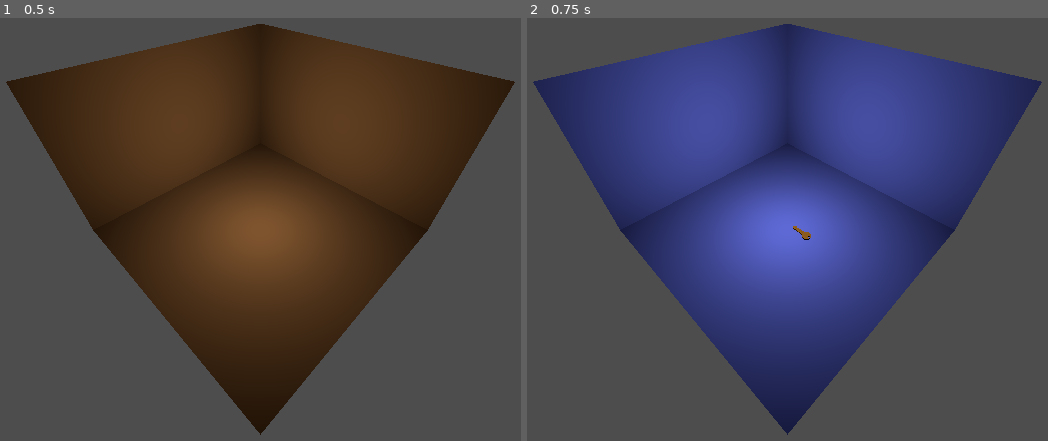
Above: before the commit, frames 1-2 (left to right).
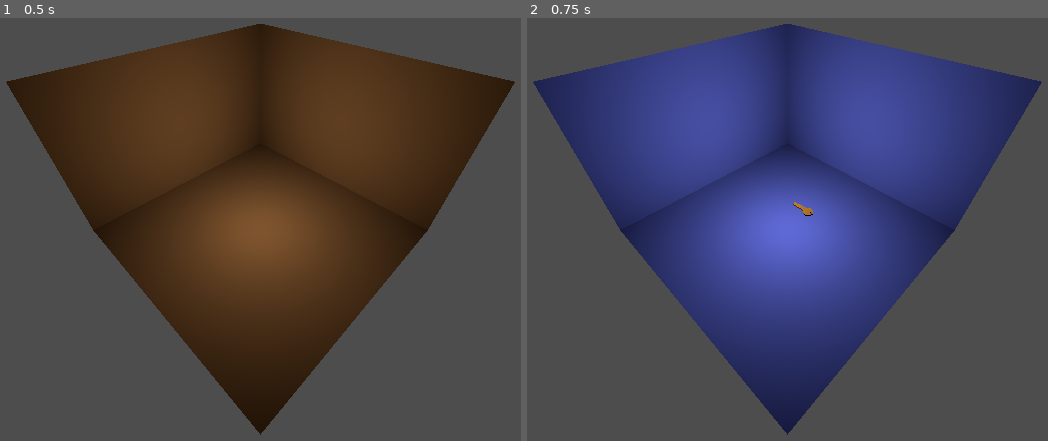
Above: after the commit, the same moments.

Repository: radiantstew0827/Gang29
Game: Godot game, scene res://main.tscn
The game is run twice, just before and just after one commit, with the same random seed, the same clock (stepped at 60 frames per second) and the same inputs.
Inputs:
- Up to frame 1 (0.5 s): no input
- Up to frame 2 (0.75 s): tap Enter at 0.5 s; hold Space (time_switch) from 0.53 s (still down)

Frame 1 is identical in both runs. In frame 2, 0.1% of the frame differs, in the area x 51-55%, y 43-53%.

Commit message:
nothing
Literally nothing other than comments

Diff:
--- a/gang29/interactable.gd
+++ b/gang29/interactable.gd
@@ -1,7 +1,7 @@
 extends Node3D
 class_name Interactable
 
-
+var outline_shader : Node
 
 
 # Called when the node enters the scene tree for the first time.
@@ -9,7 +9,12 @@
 	pass # Replace with function body.
 
 func outline(visible : bool) -> void:
-
+	if visible and outline:
+		pass
+		#create
+	else:
+		pass
+		#sahder.viasible = visible
 	pass
 
 # Called every frame. 'delta' is the elapsed time since the previous frame.
--- a/gang29/levels/level_1.tscn
+++ b/gang29/levels/level_1.tscn
@@ -31,12 +31,9 @@
 [node name="OmniLight3D" type="OmniLight3D" parent="Future"]
 
 [node name="Key" type="MeshInstance3D" parent="Future"]
-transform = Transform3D(0.1, 0, 0, 0, 0.1, 0, 0, 0, 0.1, 0.454966, -1.40537, -0.0873041)
+transform = Transform3D(0.1, 0, 0, 0, 0.1, 0, 0, 0, 0.1, 0.454966, -0.747034, -0.0873041)
 mesh = ExtResource("2_k830e")
 skeleton = NodePath("../..")
 
-[node name="GPUParticles3D" type="GPUParticles3D" parent="Future"]
-transform = Transform3D(0.1, 0, 0, 0, 0.1, 0, 0, 0, 0.1, 0.454966, -1.40537, -0.0873041)
-
 [node name="Marker3D" type="Marker3D" parent="."]
 transform = Transform3D(1, 0, 0, 0, 1, 0, 0, 0, 1, 3, 3, 3)
--- a/gang29/scripts/player.gd
+++ b/gang29/scripts/player.gd
@@ -10,6 +10,10 @@
 
 # Called every frame. 'delta' is the elapsed time since the previous frame.
 func _process(_delta: float) -> void:
+	# TO DO
+	# do mouse raycats using this: https://stackoverflow.com/questions/76893256/how-to-get-the-3d-mouse-pos-in-godot-4-1
+	# then get the object using this: https://docs.godotengine.org/en/stable/classes/class_physicsdirectspacestate3d.html#class-physicsdirectspacestate3d-method-intersect-ray
+	# then figure the rest out
 	pass
 
 func update_camera():
